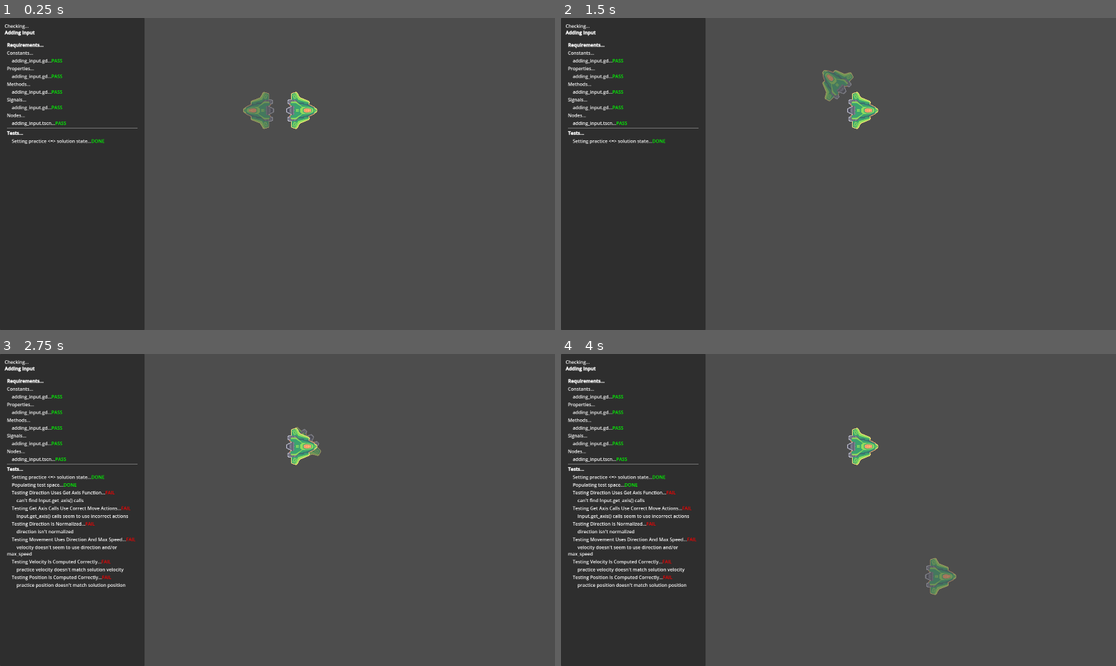
Above: before the commit, frames 1-4 (two rows, left to right).
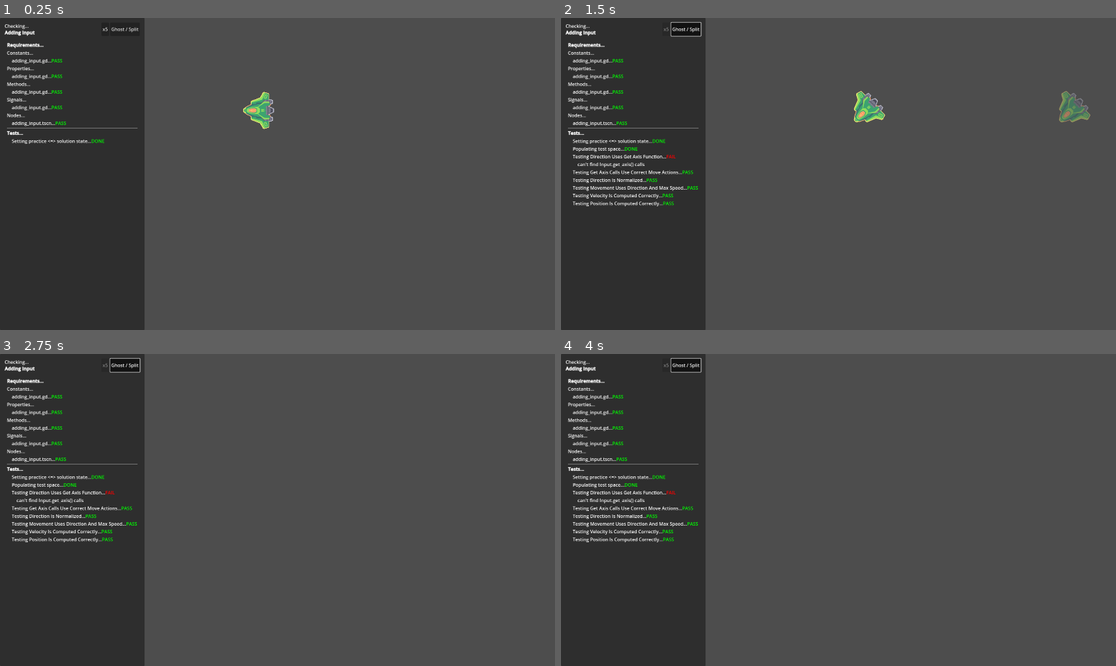
Above: after the commit, the same moments.

Repository: GDQuest/GDPractice
Game: Godot game, scene res://practices/adding_input/adding_input.tscn
The game is run twice, just before and just after one commit, with the same random seed, the same clock (stepped at 60 frames per second) and the same inputs. The project has no main scene, so this scene is started directly.
Inputs (mouse positions are in pixels of both pictures, inside the frame that each line leads up to):
- Up to frame 1 (0.25 s): no input
- Up to frame 2 (1.5 s): click (666, 30) at 0.5 s, where only the run after the commit has a clickable "x5"; click (688, 30) at 1.25 s, where only the run after the commit has a clickable "Ghost / Split"
- Up to frame 3 (2.75 s): hold D (move_right) from 2.03 s (still down)
- Up to frame 4 (4 s): release D (move_right) at 2.78 s; hold S (move_down) 2.78-3.53 s; hold D (move_right) from 3.53 s (still down)

The runs differ from the first frame. In frame 1, 0.8% of the frame differs, in the area x 18-58%, y 2-36%; in frame 2, 2.4%, in the area x 2-96%, y 1-61%; in frame 3, 2.0%; in frame 4, 2.3%.

Commit message:
improvement: block input during test & gost/split layout toggle

Diff:
--- a/practices/adding_input/adding_input.gd
+++ b/practices/adding_input/adding_input.gd
@@ -7,15 +7,15 @@
 
 func _process(delta: float) -> void:
 	# Calculate the input direction using Input.get_axis().
-	var direction := Vector2.ZERO
+	direction = Vector2(Input.get_axis("move_left", "move_right"), Input.get_axis("move_up", "move_down")) # var direction := Vector2.ZERO
 
 	# Limit the direction vector's length by normalizing the vector.
 	# You need to replace "pass" below.
 	if direction.length() > 1.0:
-		pass
+		direction = direction.normalized() # pass
 
 	# Complete this line to move the ship.
-	velocity
+	velocity = max_speed * direction # velocity
 
 	position += velocity * delta
 	if direction:
--- /dev/null
+++ b/tester/ghost_layout.gd
@@ -0,0 +1,27 @@
+extends Control
+
+var practice: Node = null:
+	set(value):
+		practice = value
+		var practice_parent := practice.get_parent()
+		if practice_parent:
+			practice_parent.remove_child.call_deferred(practice)
+		sub_viewport.add_child.call_deferred(practice)
+
+var solution: Node = null:
+	set(value):
+		solution = value
+		var solution_parent := solution.get_parent()
+		if solution_parent:
+			solution_parent.remove_child.call_deferred(solution)
+		sub_viewport.add_child.call_deferred(solution)
+		sub_viewport.move_child.call_deferred(solution, 0)
+
+@onready var sub_viewport: SubViewport = %SubViewport
+
+
+func add_scenes(scenes: Array) -> void:
+	if scenes.size() != 2:
+		return
+	practice = scenes[0]
+	solution = scenes[1]
--- /dev/null
+++ b/tester/ghost_layout.tscn
@@ -0,0 +1,29 @@
+[gd_scene load_steps=2 format=3 uid="uid://c553h2n1lu6uh"]
+
+[ext_resource type="Script" path="res://tester/ghost_layout.gd" id="1_822a2"]
+
+[node name="GhostLayout" type="Control"]
+layout_mode = 3
+anchors_preset = 15
+anchor_right = 1.0
+anchor_bottom = 1.0
+grow_horizontal = 2
+grow_vertical = 2
+size_flags_horizontal = 3
+script = ExtResource("1_822a2")
+
+[node name="SubViewportContainer" type="SubViewportContainer" parent="."]
+layout_mode = 1
+anchors_preset = 15
+anchor_right = 1.0
+anchor_bottom = 1.0
+grow_horizontal = 2
+grow_vertical = 2
+size_flags_horizontal = 3
+stretch = true
+
+[node name="SubViewport" type="SubViewport" parent="SubViewportContainer"]
+unique_name_in_owner = true
+handle_input_locally = false
+size = Vector2i(1920, 1080)
+render_target_update_mode = 4
--- /dev/null
+++ b/tester/split_layout.gd
@@ -0,0 +1,27 @@
+extends Control
+
+var practice: Node = null:
+	set(value):
+		practice = value
+		var practice_parent := practice.get_parent()
+		if practice_parent:
+			practice_parent.remove_child.call_deferred(practice)
+		practice_sub_viewport.add_child.call_deferred(practice)
+
+var solution: Node = null:
+	set(value):
+		solution = value
+		var solution_parent := solution.get_parent()
+		if solution_parent:
+			solution_parent.remove_child.call_deferred(solution)
+		solution_sub_viewport.add_child.call_deferred(solution)
+
+@onready var practice_sub_viewport: SubViewport = %PracticeSubViewport
+@onready var solution_sub_viewport: SubViewport = %SolutionSubViewport
+
+
+func add_scenes(scenes: Array) -> void:
+	if scenes.size() != 2:
+		return
+	practice = scenes[0]
+	solution = scenes[1]
--- /dev/null
+++ b/tester/split_layout.tscn
@@ -0,0 +1,43 @@
+[gd_scene load_steps=2 format=3 uid="uid://5l36tosihkeq"]
+
+[ext_resource type="Script" path="res://tester/split_layout.gd" id="1_584w7"]
+
+[node name="SplitLayout" type="Control"]
+layout_mode = 3
+anchors_preset = 15
+anchor_right = 1.0
+anchor_bottom = 1.0
+grow_horizontal = 2
+grow_vertical = 2
+size_flags_horizontal = 3
+script = ExtResource("1_584w7")
+
+[node name="HBoxContainer" type="HBoxContainer" parent="."]
+layout_mode = 1
+anchors_preset = 15
+anchor_right = 1.0
+anchor_bottom = 1.0
+grow_horizontal = 2
+grow_vertical = 2
+
+[node name="PracticeSubViewportContainer" type="SubViewportContainer" parent="HBoxContainer"]
+layout_mode = 2
+size_flags_horizontal = 3
+stretch = true
+
+[node name="PracticeSubViewport" type="SubViewport" parent="HBoxContainer/PracticeSubViewportContainer"]
+unique_name_in_owner = true
+handle_input_locally = false
+size = Vector2i(958, 1080)
+render_target_update_mode = 4
+
+[node name="SolutionSubViewportContainer" type="SubViewportContainer" parent="HBoxContainer"]
+layout_mode = 2
+size_flags_horizontal = 3
+stretch = true
+
+[node name="SolutionSubViewport" type="SubViewport" parent="HBoxContainer/SolutionSubViewportContainer"]
+unique_name_in_owner = true
+handle_input_locally = false
+size = Vector2i(958, 1080)
+render_target_update_mode = 4
--- a/tester/tester.gd
+++ b/tester/tester.gd
@@ -1,36 +1,75 @@
 extends Control
 
+const GhostLayoutScene := preload("ghost_layout.tscn")
+const SplitLayoutScene := preload("split_layout.tscn")
+
 var _practice_info := {}
+var _input_map := {}
 
-@onready var sub_viewport: SubViewport = %SubViewport
+@onready var h_box_container: HBoxContainer = %HBoxContainer
 @onready var title_rich_text_label: RichTextLabel = %TitleRichTextLabel
 @onready var checks_v_box_container: VBoxContainer = %ChecksVBoxContainer
+@onready var layout: Control = %Layout
+@onready var toggle_x5_button: Button = %ToggleX5Button
+@onready var toggle_layout_button: Button = %ToggleLayoutButton
 
 
 func _ready() -> void:
 	Logger.setup(title_rich_text_label, checks_v_box_container)
+	_prepare_practice_info()
+	if not _is_practice_scene():
+		Logger.log("Not a practice...[color=orange]SKIP[/color]")
+		queue_free()
+		return
 
+	_prepare_for_test()
+	await _check_practice()
+	_restore_from_test()
+
+
+func _on_toggle_x5_button_toggled(is_toggled: bool) -> void:
+	Engine.set_time_scale(5 if is_toggled else 1)
+
+
+func _on_toggle_layout_button_toggled(is_toggled: bool) -> void:
+	layout.visible = false
+	var new_layout := (SplitLayoutScene if is_toggled else GhostLayoutScene).instantiate()
+	h_box_container.add_child(new_layout)
+	new_layout.add_scenes([layout.practice, layout.solution])
+	layout.queue_free()
+	layout = new_layout
+
+
+func _prepare_practice_info() -> void:
 	_practice_info.scene = get_tree().current_scene
 	_practice_info.file_path = _practice_info.scene.scene_file_path
 	_practice_info.file_name = _practice_info.file_path.get_file()
 	_practice_info.base_path = _practice_info.file_path.get_base_dir()
 	_practice_info.dir_name = _practice_info.base_path.get_file()
-	var is_practice_scene: bool = (
+
+
+func _is_practice_scene() -> bool:
+	return (
 		_practice_info.file_path.begins_with(Builder.PRACTICES_PATH)
 		and "%s.tscn" % _practice_info.dir_name == _practice_info.file_name
 	)
-	if not is_practice_scene:
-		Logger.log("Not a practice...[color=orange]SKIP[/color]")
-		queue_free()
-		return
-
-	_move_practice.call_deferred()
-	_check_practice.call_deferred()
 
 
-func _move_practice() -> void:
-	get_tree().root.remove_child(_practice_info.scene)
-	sub_viewport.add_child(_practice_info.scene)
+func _prepare_for_test() -> void:
+	toggle_x5_button.toggled.connect(_on_toggle_x5_button_toggled)
+	toggle_layout_button.toggled.connect(_on_toggle_layout_button_toggled)
+	for action in InputMap.get_actions():
+		_input_map[action] = InputMap.action_get_events(action)
+		InputMap.action_erase_events(action)
+
+
+func _restore_from_test() -> void:
+	toggle_x5_button.toggled.disconnect(_on_toggle_x5_button_toggled)
+	toggle_x5_button.disabled = true
+	Engine.time_scale = 1
+	for action in _input_map:
+		for event in _input_map[action]:
+			InputMap.action_add_event(action, event)
 
 
 func _check_practice() -> void:
@@ -39,11 +78,11 @@
 	Requirements.setup(_practice_info.base_path)
 	if not Requirements.check():
 		return
-#
+
+	layout.practice = _practice_info.scene
 	var solution_packed_scene := load(_to_solution(_practice_info.file_path))
 	var solution: Node = solution_packed_scene.instantiate()
-	sub_viewport.add_child(solution)
-	sub_viewport.move_child(solution, 0)
+	layout.solution = solution
 	if solution is Node2D:
 		solution.modulate.a = 0.5
 
@@ -52,7 +91,7 @@
 		.path_join("%s_test.gd" % _practice_info.file_name.get_basename())
 	)
 	var test: Test = test_script.new()
-	sub_viewport.add_child(test)
+	add_child(test)
 
 	await test.setup(_practice_info.scene, solution)
 	await test.run()
--- a/tester/tester.tscn
+++ b/tester/tester.tscn
@@ -1,6 +1,7 @@
-[gd_scene load_steps=2 format=3 uid="uid://bnnxfl3thl8qk"]
+[gd_scene load_steps=3 format=3 uid="uid://bnnxfl3thl8qk"]
 
 [ext_resource type="Script" path="res://tester/tester.gd" id="1_awhsl"]
+[ext_resource type="PackedScene" uid="uid://c553h2n1lu6uh" path="res://tester/ghost_layout.tscn" id="2_b1jiv"]
 
 [node name="Tester" type="Control"]
 layout_mode = 3
@@ -12,6 +13,7 @@
 script = ExtResource("1_awhsl")
 
 [node name="HBoxContainer" type="HBoxContainer" parent="."]
+unique_name_in_owner = true
 layout_mode = 1
 anchors_preset = 15
 anchor_right = 1.0
@@ -33,12 +35,27 @@
 [node name="VBoxContainer" type="VBoxContainer" parent="HBoxContainer/PanelContainer/MarginContainer"]
 layout_mode = 2
 
-[node name="TitleRichTextLabel" type="RichTextLabel" parent="HBoxContainer/PanelContainer/MarginContainer/VBoxContainer"]
+[node name="HBoxContainer" type="HBoxContainer" parent="HBoxContainer/PanelContainer/MarginContainer/VBoxContainer"]
+layout_mode = 2
+
+[node name="TitleRichTextLabel" type="RichTextLabel" parent="HBoxContainer/PanelContainer/MarginContainer/VBoxContainer/HBoxContainer"]
 unique_name_in_owner = true
 layout_mode = 2
 size_flags_horizontal = 3
 bbcode_enabled = true
 fit_content = true
+
+[node name="ToggleX5Button" type="Button" parent="HBoxContainer/PanelContainer/MarginContainer/VBoxContainer/HBoxContainer"]
+unique_name_in_owner = true
+layout_mode = 2
+toggle_mode = true
+text = "x5"
+
+[node name="ToggleLayoutButton" type="Button" parent="HBoxContainer/PanelContainer/MarginContainer/VBoxContainer/HBoxContainer"]
+unique_name_in_owner = true
+layout_mode = 2
+toggle_mode = true
+text = "Ghost / Split"
 
 [node name="HSeparator" type="HSeparator" parent="HBoxContainer/PanelContainer/MarginContainer/VBoxContainer"]
 layout_mode = 2
@@ -60,13 +77,6 @@
 size_flags_horizontal = 3
 size_flags_vertical = 3
 
-[node name="SubViewportContainer" type="SubViewportContainer" parent="HBoxContainer"]
+[node name="Layout" parent="HBoxContainer" instance=ExtResource("2_b1jiv")]
+unique_name_in_owner = true
 layout_mode = 2
-size_flags_horizontal = 3
-stretch = true
-
-[node name="SubViewport" type="SubViewport" parent="HBoxContainer/SubViewportContainer"]
-unique_name_in_owner = true
-handle_input_locally = false
-size = Vector2i(1416, 1080)
-render_target_update_mode = 4
